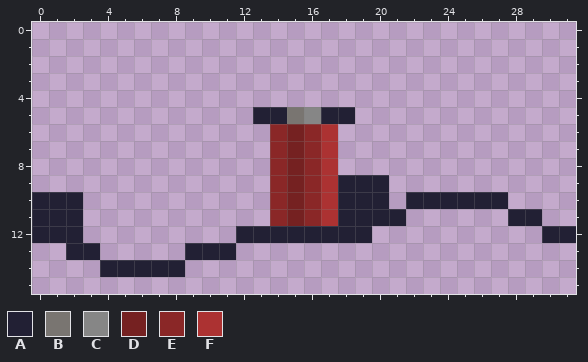
Two versions of one pixel-art sprite, RawAssets/HandPump5.png. This is how it looked before the edit.
The file is 32x16 pixels.
Palette (. is transparent): A #222034  B #797571  C #868686  D #752121  E #8a2727  F #ac3232
Pixels before, first column x 0:
 5 .............AABCAA.............
 6 ..............EDEF..............
 7 ..............EDEF..............
 8 ..............EDEF..............
 9 ..............EDEFAAA...........
10 AAA...........EDEFAAA.AAAAAA....
11 AAA...........EDEFAAAA......AA..
12 AAA.........AAAAAAAA..........AA
13 ..AA.....AAA....................
14 ....AAAAA.......................
After the commit:
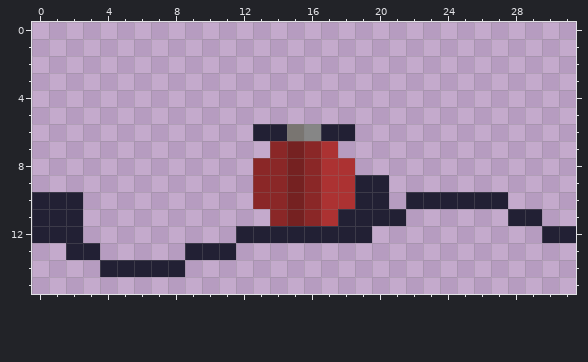
Difference:
y 5: x 13..18 AABCAA -> ......
y 6: x 13..18 .EDEF. -> AABCAA
y 8: x 13 . -> E; x 18 . -> F
y 9..10: x 13 . -> E; x 18 A -> F
